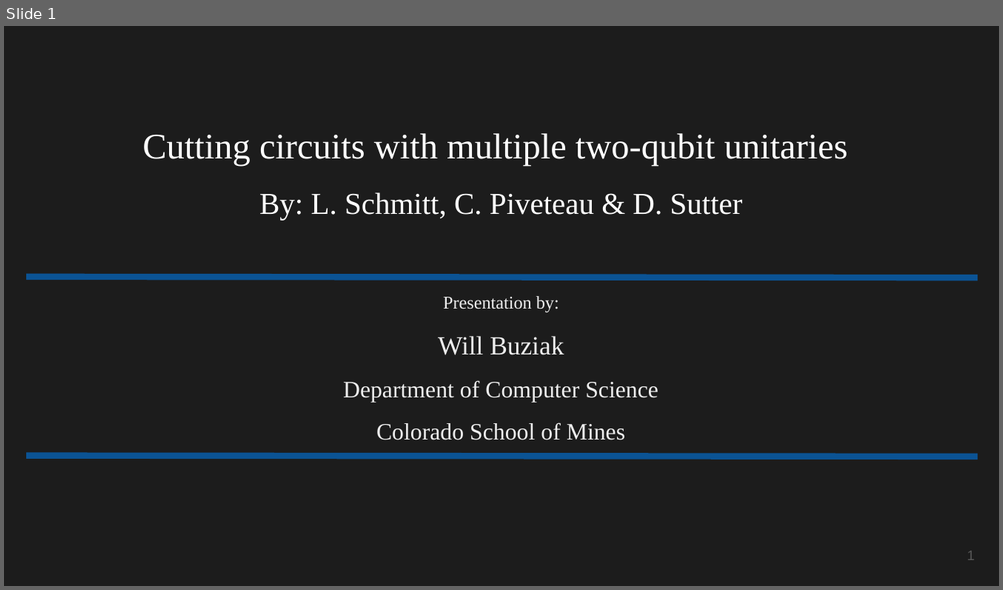
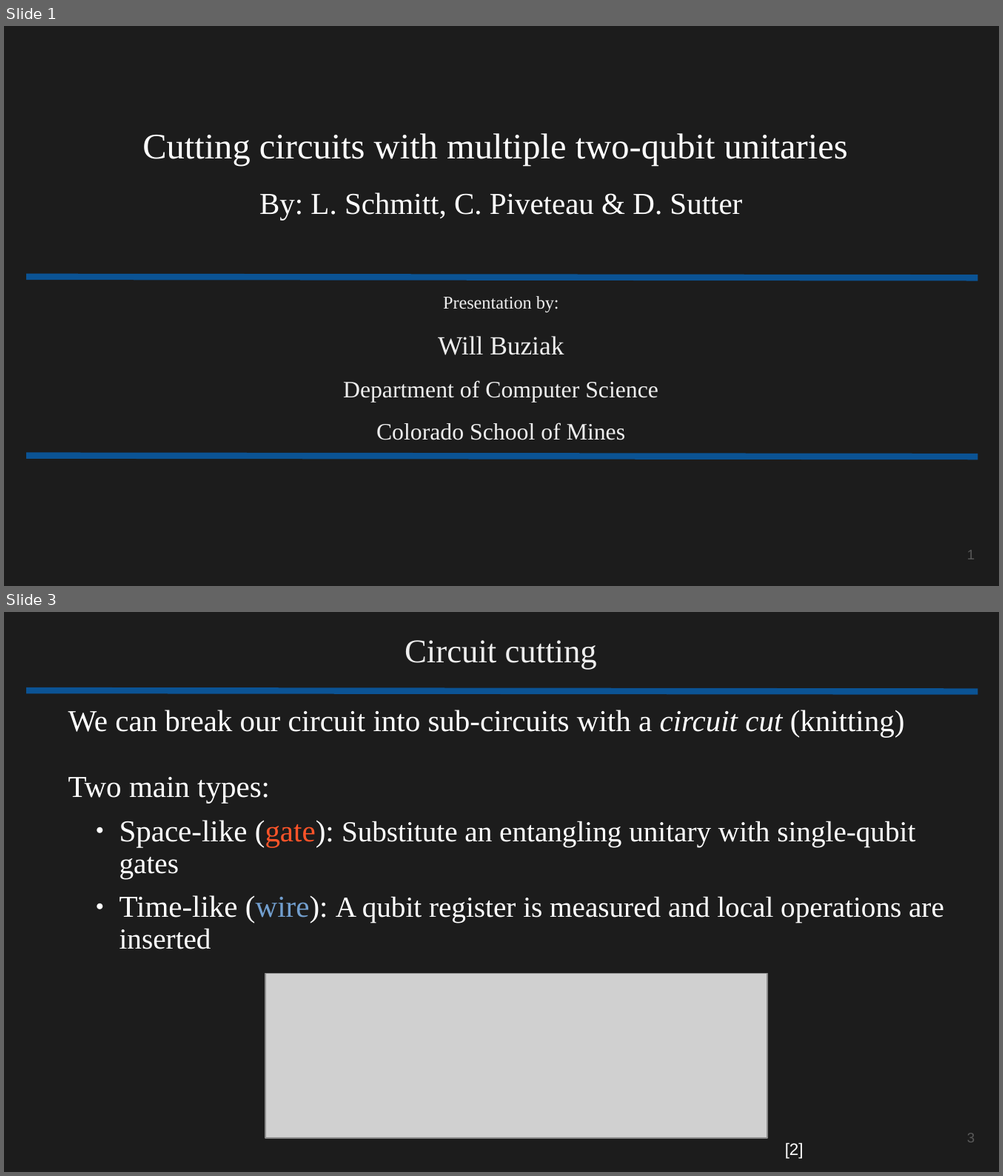
Before and after one commit to wbuziak/grad-research, a slide deck: resources/presentations/Cutting_circuits_with_multiple_two_qubit_unitaries.pptx. Shown one above the other, each under a label of ours: slide 1 before the commit, slides 1 and 3 after it; the slides between them are not shown. The pictures are 1003x590 and 1003x1176 pixels, drawn with LibreOffice and Linux fonts; fonts in the diff are those of the drawing; grey boxes stand for pictures. Boxes give left, top, right and bottom in pixels: in the first picture for what was removed or moved away, otherwise in the second. Text is boxed around its words. In the diff, an @@ line names an element or a change of style, - is before the commit and + after.

```diff
--- a/resources/presentations/Cutting_circuits_with_multiple_two_qubit_unitaries.pptx
+++ b/resources/presentations/Cutting_circuits_with_multiple_two_qubit_unitaries.pptx
@@ slide 3 added at (x1=4, y1=612, x2=999, y2=1172), background #1C1C1C @@
@@ title added at (x1=404, y1=640, x2=597, y2=670), 24 pt, text #EEEEEE @@
+Circuit cutting
@@ line added from (26, 690) to (978, 692), #0B5394 4.51 pt @@
@@ text added at (x1=68, y1=710, x2=944, y2=949), 22 pt, text #FFFFFF @@
+We can break our circuit into sub-circuits with a circuit cut (knitting)
+Two main types:
+    ● Space-like (gate): Substitute an entangling unitary with single-qubit gates
+    ● Time-like (wire): A qubit register is measured and local operations are inserted
@@ picture added at (x1=265, y1=973, x2=767, y2=1137) @@
@@ text added at (x1=785, y1=1143, x2=803, y2=1159), 12 pt, text #FFFFFF @@
+[2]
@@ page number added at (x1=967, y1=1133, x2=974, y2=1143), 10 pt, text #595959 @@
+3
```
Also in this commit, not shown: 3 slides changed, 7 other slides added, 4 slides removed.
